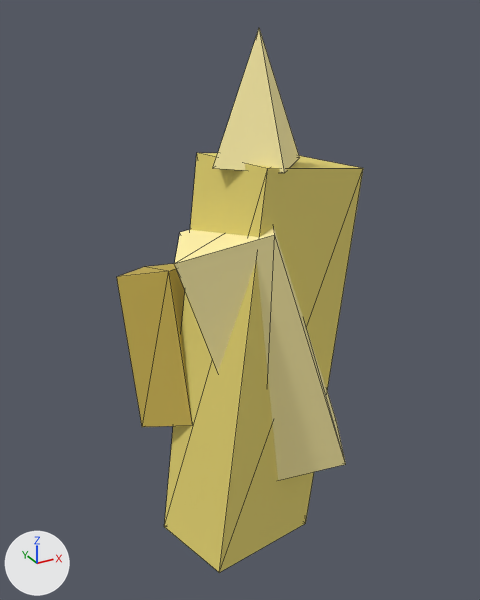
Renders of the glTF model resources/items/models/voltite_item_flat.glb from each side of a commit.
One viewpoint serves both versions: a 50 mm camera at (-0.124, -0.228, 0.236) aimed at (0.01, 0.014, 0.115). The axes (+X, +Y, +Z) are drawn at lower left. The lights are the same throughout. The older version comes first. Mesh edges are drawn as thin lines. Where no turn or scale is listed for an object, it has been applied to the vertices.

The first picture shows 'EnergyTip', 'ShardCross', 'ShardMain', 'ShardSmall'.
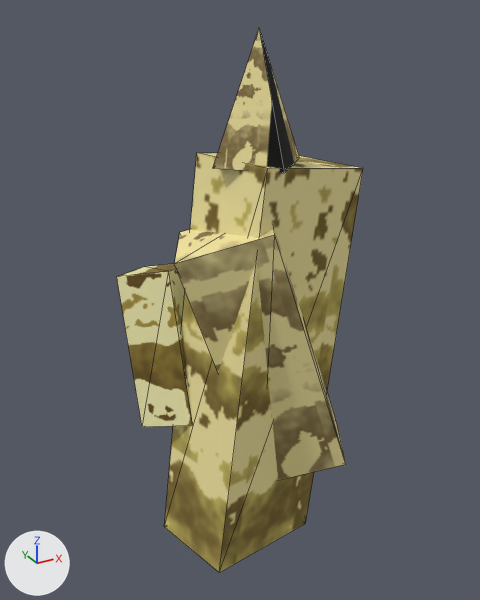
What changed in the scene script:
```text
Add img_bake_voltitemdark:
    img_bake_voltitemdark = load_image('bake_VoltItemDark', '_unpacked/bake_VoltItemDark', 128, 128, 'sRGB')
Add img_bake_voltitemmain:
    img_bake_voltitemmain = load_image('bake_VoltItemMain', '_unpacked/bake_VoltItemMain', 128, 128, 'sRGB')
Add img_bake_voltitemhi:
    img_bake_voltitemhi = load_image('bake_VoltItemHi', '_unpacked/bake_VoltItemHi', 128, 128, 'sRGB')
Add mat_voltitemdark:
    mat_voltitemdark = principled_material('VoltItemDark')
    mat_voltitemdark.texture = img_bake_voltitemdark
    mat_voltitemdark.roughness = 1.0
Add mat_voltitemmain:
    mat_voltitemmain = principled_material('VoltItemMain')
    mat_voltitemmain.texture = img_bake_voltitemmain
    mat_voltitemmain.roughness = 1.0
Add mat_voltitemhi:
    mat_voltitemhi = principled_material('VoltItemHi')
    mat_voltitemhi.texture = img_bake_voltitemhi
    mat_voltitemhi.roughness = 1.0
Change me_cone:
    where me_cone.from_pydata(...)  # 5 vertices, 6 faces; spans x -0.02..0.02, y -0.02..0.02, z 0.0..0.05
    remove me_cone.materials.append(mat_boxmat_001)  # beige #fff1aa
    add me_cone.materials.append(mat_voltitemhi)  # picture img_bake_voltitemhi
Change me_box_001:
    where me_box_001.from_pydata(...)  # 8 vertices, 12 faces; spans x -0.0602..0.0236, y -0.0227..0.03, z -0.0073..0.1214
    remove me_box_001.materials.append(mat_boxmat_001)  # beige #fff1aa
    add me_box_001.materials.append(mat_voltitemhi)  # picture img_bake_voltitemhi
Change me_box:
    where me_box.from_pydata(...)  # 8 vertices, 12 faces; spans x -0.034..0.06, y -0.027..0.034, z -0.004..0.182
    remove me_box.materials.append(mat_boxmat)  # yellow #e5d471
    add me_box.materials.append(mat_voltitemmain)  # picture img_bake_voltitemmain
Change me_box_002:
    where me_box_002.from_pydata(...)  # 8 vertices, 12 faces; spans x -0.0196..0.0194, y -0.0187..0.0382, z -0.0054..0.0727
    remove me_box_002.materials.append(mat_boxmat_002)  # yellow #c3ac4f
    add me_box_002.materials.append(mat_voltitemdark)  # picture img_bake_voltitemdark
```

Where the change shows, as pixel boxes (x1, y1, x2, y2) in the pictures (480 x 600 px):
'ShardMain', recoloured: (164, 153, 363, 573) in both
'ShardCross', recoloured (beige to yellow): (174, 227, 345, 480) in both
'ShardSmall', recoloured: (117, 264, 192, 427) in both
'EnergyTip', recoloured (darker): (213, 28, 300, 173) in both
